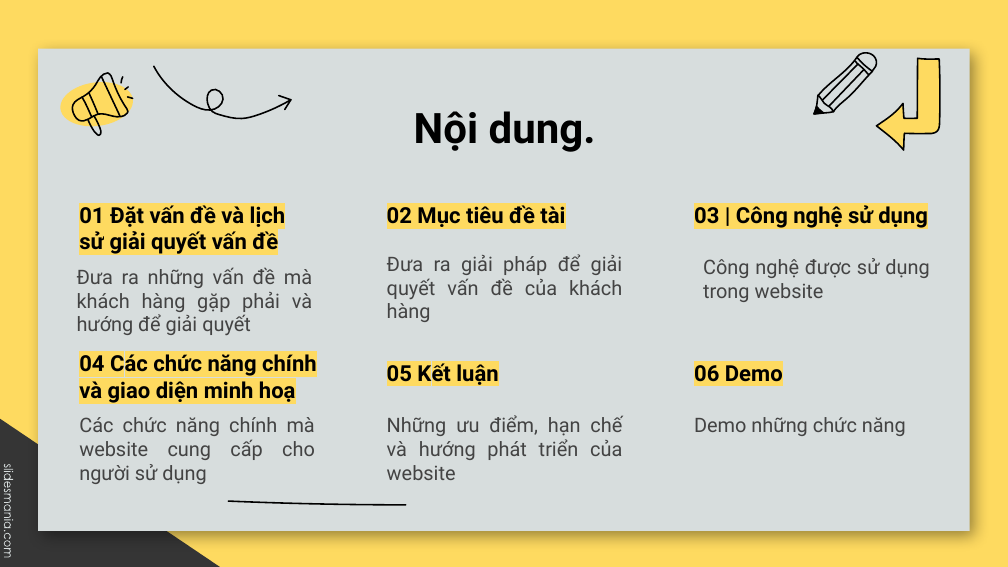
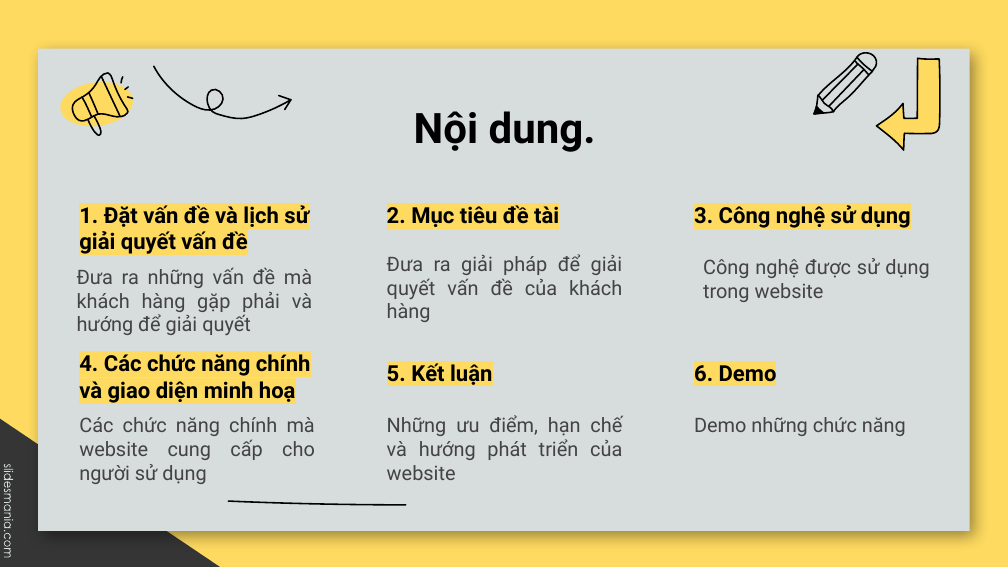
Before and after one commit to b1910319/NienLuan_Nganh, a slide deck: slide 2 of slide_nienluan.pptx. Drawn at 1008x567 pixels with LibreOffice and Linux fonts; fonts in the diff are those of the drawing; background and template pictures are left out. Boxes give left, top, right and bottom in pixels: in the first picture for what was removed or moved away, otherwise in the second. Text is boxed around its words. In the diff, an @@ line names an element or a change of style, - is before the commit and + after.

```diff
--- a/slide_nienluan.pptx
+++ b/slide_nienluan.pptx
@@ title at [79,202,309,256]: text changed @@
-01 Đặt vấn đề và lịch sử giải quyết vấn đề
+1. Đặt vấn đề và lịch sử giải quyết vấn đề
@@ title at [387,202,559,227]: text changed @@
-02 Mục tiêu đề tài
+2. Mục tiêu đề tài
@@ title at [694,202,911,228]: text changed @@
-03 | Công nghệ sử dụng
+3. Công nghệ sử dụng
@@ title at [79,354,311,403]: text changed @@
-04 Các chức năng chính và giao diện minh hoạ
+4. Các chức năng chính và giao diện minh hoạ
@@ title at [387,360,492,387]: text changed @@
-05 Kết luận
+5. Kết luận
@@ title at [694,360,777,387]: text changed @@
-06 Demo
+6. Demo
```
Also in this commit, not shown: 1 other slide changed, 22 other files.
